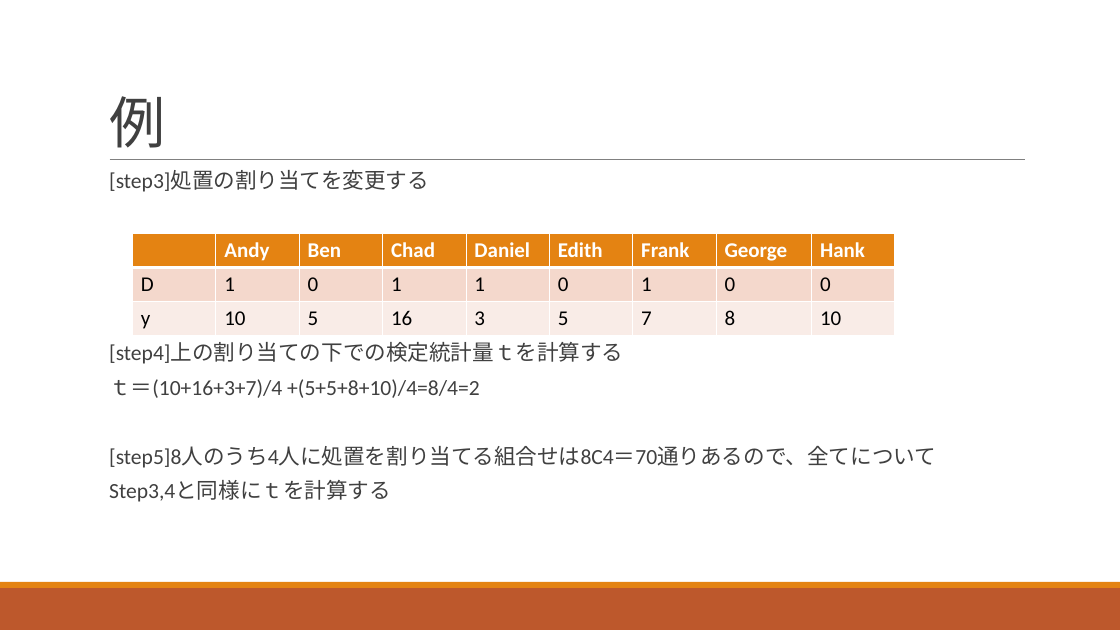
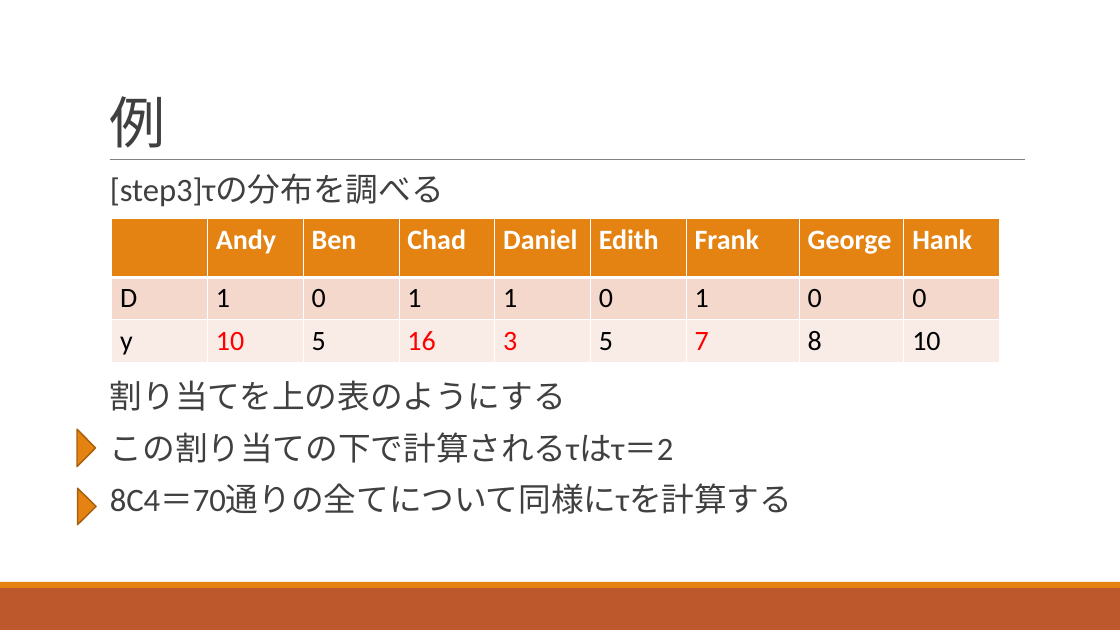
Before and after one commit to ritsuecon/owanseminar, a slide deck: slide 74 of 03-pocm/01-pocm_slides.pptx (slide 76 before the commit). Drawn at 1120x630 pixels with LibreOffice and Linux fonts; fonts in the diff are those of the drawing. Boxes give left, top, right and bottom in pixels: in the first picture for what was removed or moved away, otherwise in the second. Text is boxed around its words. In the diff, an @@ line names an element or a change of style, - is before the commit and + after.

```diff
--- a/03-pocm/01-pocm_slides.pptx
+++ b/03-pocm/01-pocm_slides.pptx
@@ text at [110, 175, 792, 514]: text changed; size 18.5 to 28 pt @@
-  [step3]処置の割り当てを変更する
-  [step4]上の割り当ての下での検定統計量ｔを計算する
-  ｔ＝(10+16+3+7)/4 +(5+5+8+10)/4=8/4=2
-  [step5]8人のうち4人に処置を割り当てる組合せは8C4＝70通りあるので、全てについて
-  Step3,4と同様にｔを計算する
+  [step3]τの分布を調べる
+  割り当てを上の表のようにする
+  この割り当ての下で計算されるτはτ＝2
+  8C4＝70通りの全てについて同様にτを計算する
@@ table at [112, 218, 1000, 361] @@
@@ size 18 to 24 pt @@
@@ text colour #000000 to #FF0000 in "10", "16", "3", "7" @@
@@ table: place and size @@
-table at [133, 234, 894, 336]
+table at [112, 218, 1000, 361]
@@ triangle added at [77, 429, 95, 467], fill #E48312, outline #A9610D 1.25 pt @@
@@ triangle added at [78, 489, 96, 525], fill #E48312, outline #A9610D 1.25 pt @@
```
Also in this commit, not shown: 12 other slides changed, 15 slides added, 11 slides removed.
